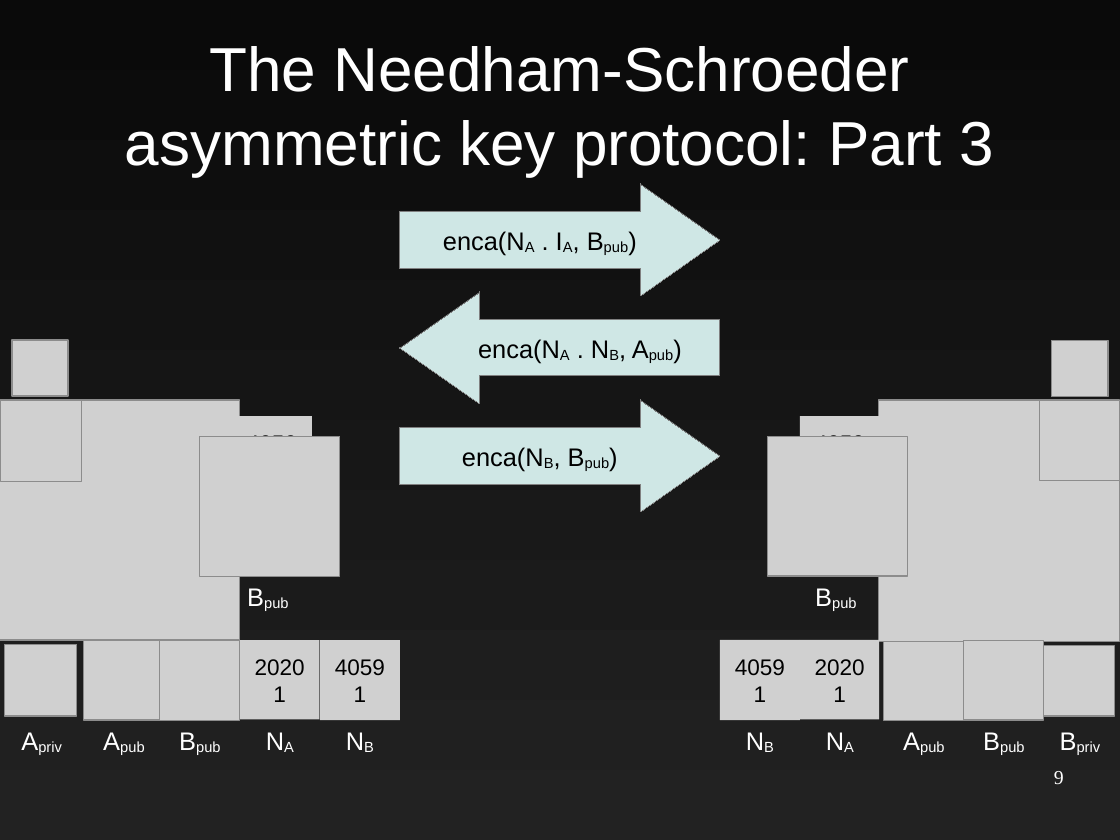
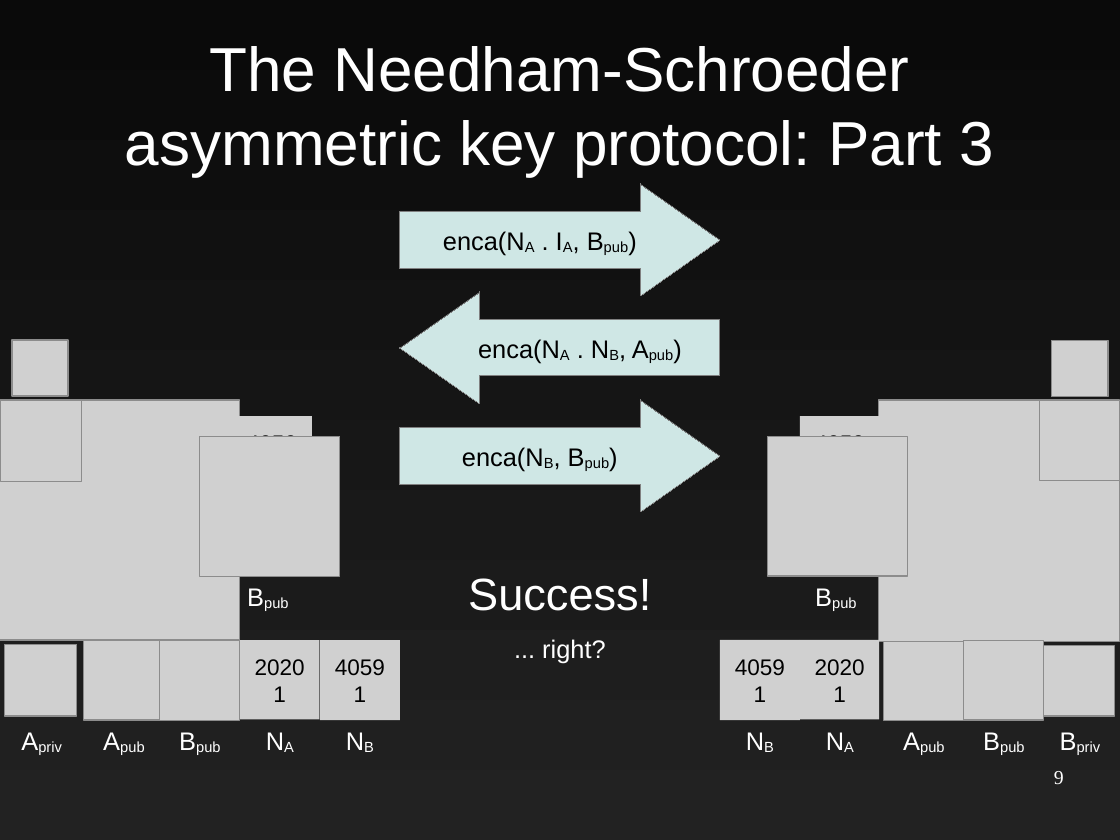
Before and after one commit to EtiennePerot/cs525p, a slide deck: slide 9 of Presentation.odp. Drawn at 1120x840 pixels with LibreOffice and Linux fonts; fonts in the diff are those of the drawing; grey boxes stand for pictures. Boxes give left, top, right and bottom in pixels: in the first picture for what was removed or moved away, otherwise in the second. Text is boxed around its words. In the diff, an @@ line names an element or a change of style, - is before the commit and + after.

```diff
--- a/Presentation.odp
+++ b/Presentation.odp
@@ text added at [468, 578, 651, 611], 32 pt, text #FFFFFF @@
+Success!
@@ text added at [542, 639, 605, 663], 18 pt, text #FFFFFF @@
+... right?
```
Also in this commit, not shown: 2 other slides changed, 11 slides added, 1 other file.
